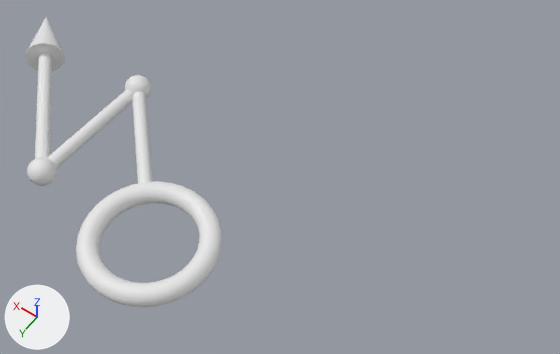
Renders of the OBJ model Assets/Modules/Azure/Assets/Arrows/Arrow-141.obj from each side of a commit.
Before and after are seen from a camera (50 mm lens) standing at (-2.32, 1.78, 4.26) and looking at (-0.44, -0.85, 0.12). Lighting does not change. The marker at lower left points along +X, +Y and +Z. Where no turn or scale is listed for an object, it has been applied to the vertices. Vertices at the same position are counted once.

The scene before the commit, as lines of its bpy script (objects in view):
```python
me_arrow_141 = bpy.data.meshes.new('Arrow-141')
me_arrow_141.from_pydata(...)  # 3267 vertices, 3143 faces; spans x -0.47..2.18, y -1.18..0.47, z -0.15..0.15
ob_arrow_141 = bpy.data.objects.new('Arrow-141', me_arrow_141)
ob_arrow_141.location = (0.0, 0.0, 0.0)
```
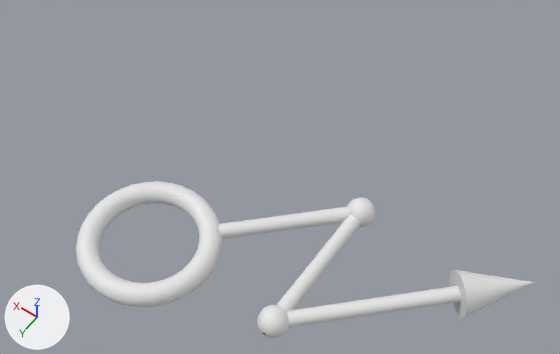
Scene script edits in JSON lines:
```json
{"block": "me_arrow_141", "where": "# used by ob_arrow_141; location = (0.0, 0.0, 0.0)"}
{"op": "remove", "block": "me_arrow_141", "code": "me_arrow_141.from_pydata(...)  # 3267 vertices, 3143 faces; spans x -0.47..2.18, y -1.18..0.47, z -0.15..0.15"}
{"op": "add", "block": "me_arrow_141", "code": "me_arrow_141.from_pydata(...)  # 3265 vertices, 3143 faces; spans x -2.18..0.47, y -1.18..0.47, z -0.15..0.15"}
{"block": "me_arrow_141", "change": "me_arrow_141 part 1: the loose piece of 126 vertices spanning x 0.25..1.05, y -1.04..0.0, z -0.05..0.05 is turned -180 degrees about the y axis through the mesh origin"}
{"block": "me_arrow_141", "change": "me_arrow_141 part 2: the loose piece of 64 vertices spanning x 0.96..2.04, y -1.04..0.04, z -0.05..0.05 is turned -180 degrees about the y axis through the mesh origin"}
{"block": "me_arrow_141", "change": "me_arrow_141 part 3: the loose piece of 33 vertices spanning x 1.72..2.18, y -1.18..-0.72, z -0.15..0.15 is turned 180 degrees about the y axis through the mesh origin"}
{"block": "me_arrow_141", "change": "me_arrow_141 part 4: a new loose piece of 1009 vertices spanning x -1.1..-0.9, y -1.1..-0.9, z -0.1..0.1"}
{"block": "me_arrow_141", "change": "me_arrow_141 part 5: a new loose piece of 1009 vertices spanning x -1.1..-0.9, y -0.1..0.1, z -0.1..0.1"}
{"block": "me_arrow_141", "change": "me_arrow_141 part 6: the loose piece of 1010 vertices spanning x 0.9..1.1, y -0.1..0.1, z -0.1..0.1 is deleted"}
{"block": "me_arrow_141", "change": "me_arrow_141 part 7: the loose piece of 1010 vertices spanning x 0.9..1.1, y -1.1..-0.9, z -0.1..0.1 is deleted"}
```

Changed parts and their boxes (x1, y1, x2, y2) in the pictures (560 x 354 px; the box of a moved part takes in the faces that stretch with it):
```json
{"object": "Arrow-141", "change": "reshaped", "before": [25, 17, 222, 307], "after": [76, 181, 534, 338], "on screen": "132% wider, 46% shorter"}
{"part": 1, "of": "me_arrow_141", "change": "moved or reshaped", "before": [47, 89, 152, 183], "after": [218, 207, 360, 311]}
{"part": 2, "of": "me_arrow_141", "change": "moved or reshaped", "before": [35, 53, 52, 159], "after": [287, 286, 461, 327]}
{"part": 3, "of": "me_arrow_141", "change": "moved or reshaped", "before": [25, 17, 65, 71], "after": [450, 270, 534, 318]}
{"part": 4, "of": "me_arrow_141", "change": "added", "after": [347, 197, 376, 227]}
{"part": 5, "of": "me_arrow_141", "change": "added", "after": [257, 305, 289, 338]}
{"part": 6, "of": "me_arrow_141", "change": "deleted", "before": [27, 157, 57, 186]}
{"part": 7, "of": "me_arrow_141", "change": "deleted", "before": [125, 75, 151, 98]}
```
